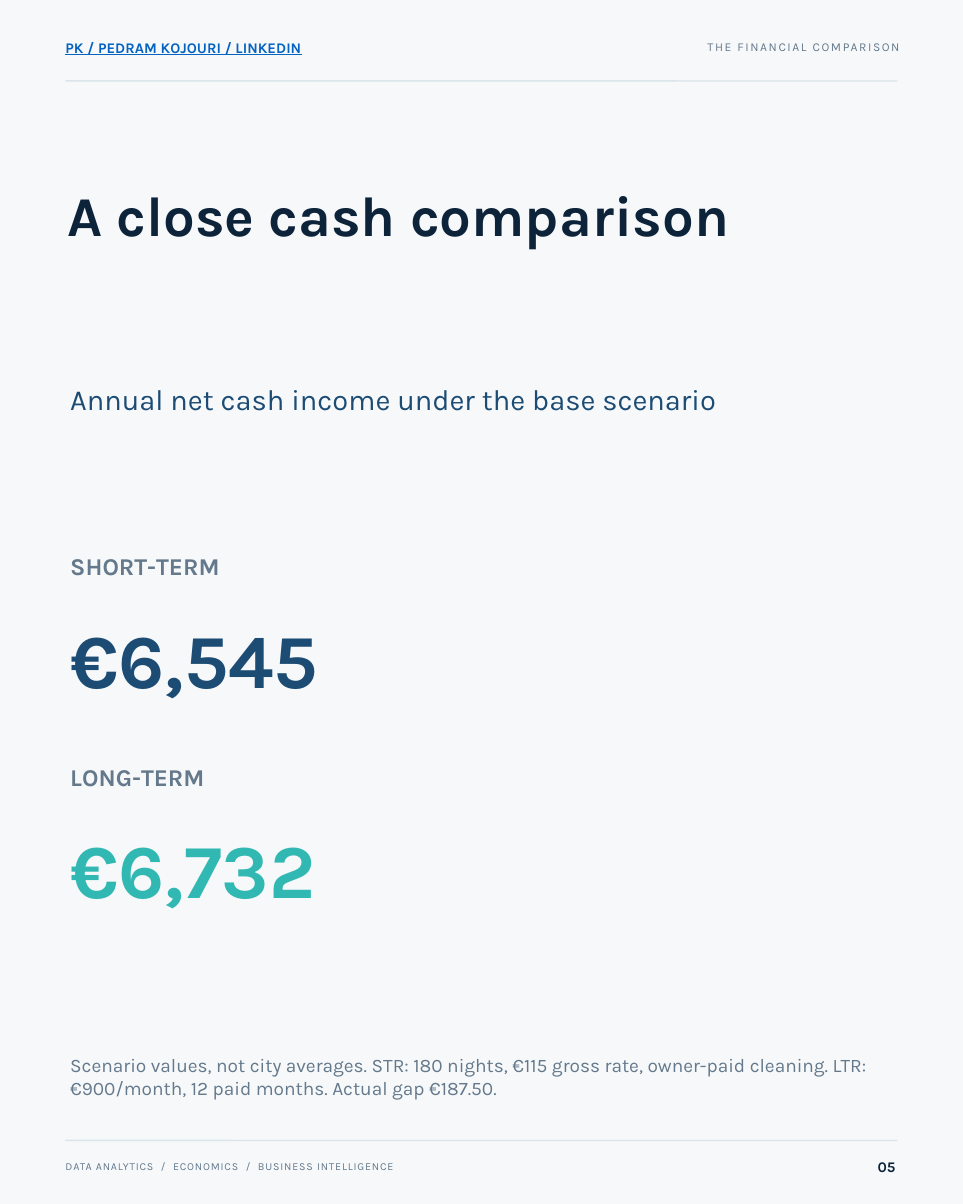
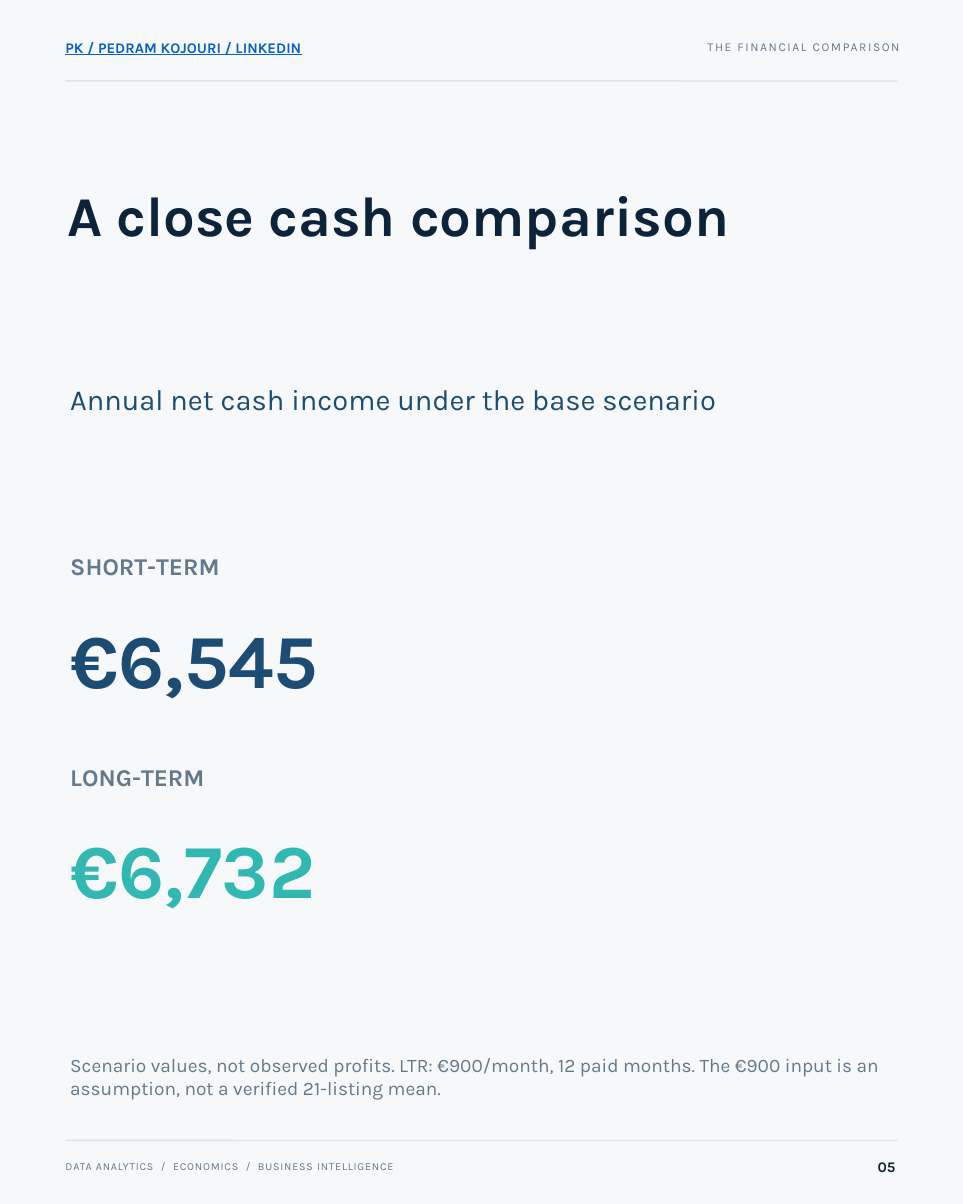
Before and after one commit to pedramkj/bergamo-rental-strategy-analysis, a slide deck: slide 5 of publication/Bergamo_LinkedIn_Carousel_EN_Final.pptx. Drawn at 963x1204 pixels with LibreOffice and Linux fonts; fonts in the diff are those of the drawing. Boxes give left, top, right and bottom in pixels: in the first picture for what was removed or moved away, otherwise in the second. Text is boxed around its words. In the diff, an @@ line names an element or a change of style, - is before the commit and + after.

```diff
--- a/publication/Bergamo_LinkedIn_Carousel_EN_Final.pptx
+++ b/publication/Bergamo_LinkedIn_Carousel_EN_Final.pptx
@@ text at (70, 1058, 879, 1100): text changed @@
-Scenario values, not city averages. STR: 180 nights, €115 gross rate, owner-paid cleaning. LTR: €900/month, 12 paid months. Actual gap €187.50.
+Scenario values, not observed profits. LTR: €900/month, 12 paid months. The €900 input is an assumption, not a verified 21-listing mean.
```
Also in this commit, not shown: 2 other slides changed, 20 other files.
